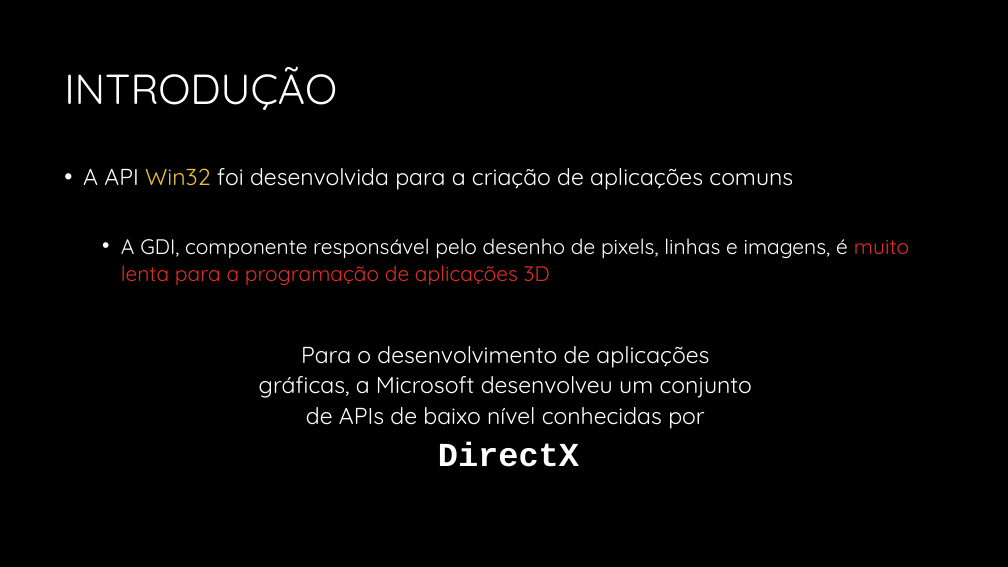
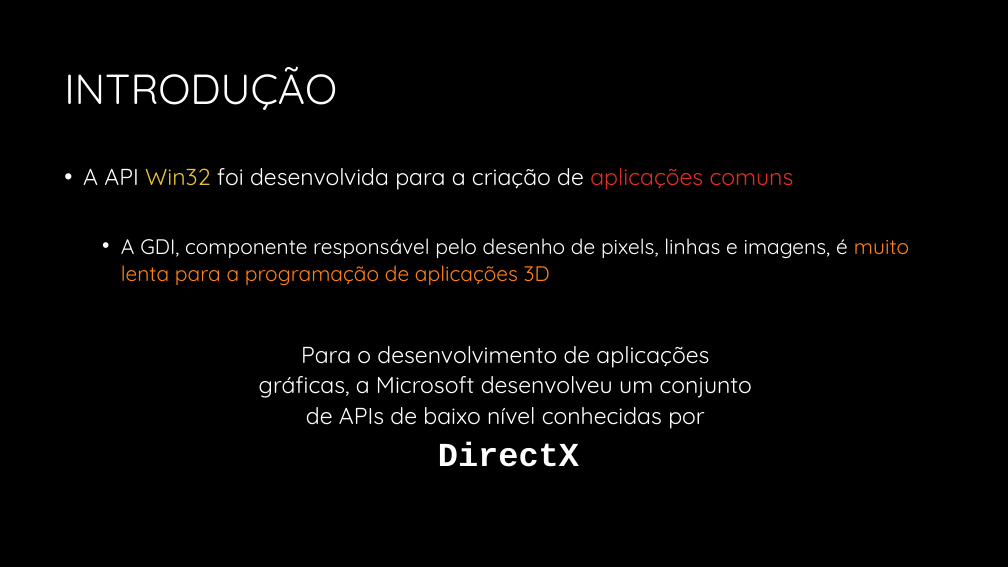
Before and after one commit to JudsonSS/CG, a slide deck: slide 2 of Slides/05. Infraestrutura do DirectX.pptx. Drawn at 1008x567 pixels with LibreOffice and Linux fonts; fonts in the diff are those of the drawing; background and template pictures are left out. Boxes give left, top, right and bottom in pixels: in the first picture for what was removed or moved away, otherwise in the second. Text is boxed around its words. In the diff, an @@ line names an element or a change of style, - is before the commit and + after.

```diff
--- a/Slides/05. Infraestrutura do DirectX.pptx
+++ b/Slides/05. Infraestrutura do DirectX.pptx
@@ text at [83, 168, 909, 285]: text colour #FFFFFF to #DF2E28 in "aplicações comuns"; text colour #DF2E28 to #FE801A in "muito lenta para a programação de aplicações ..." @@
```
Also in this commit, not shown: 5 other slides changed.
